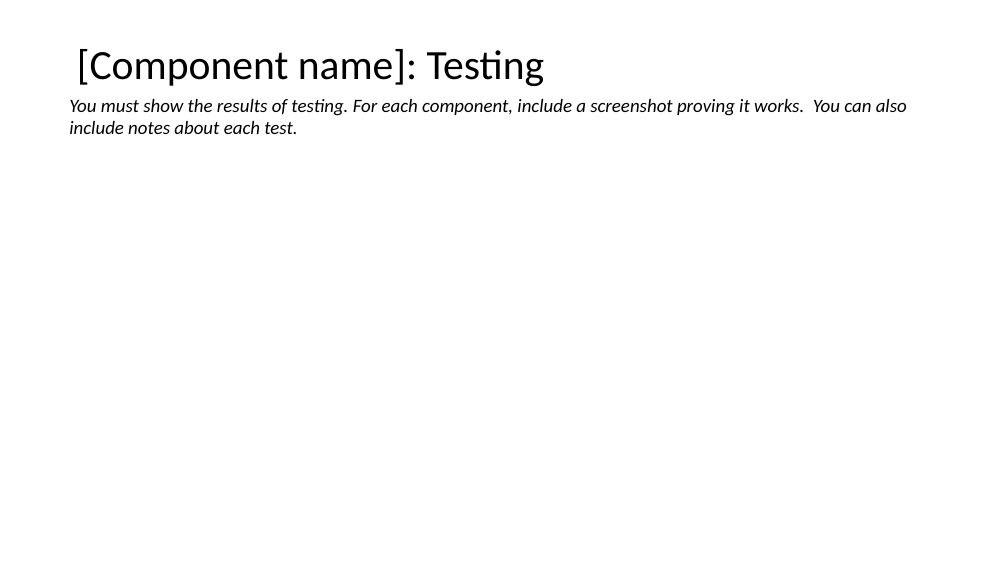
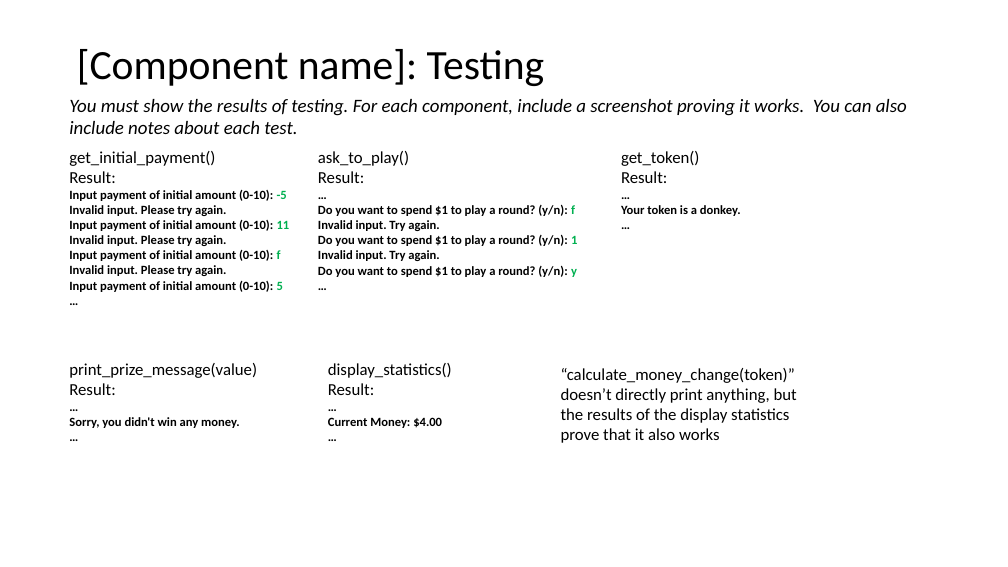
Before and after one commit to NathanTaskerSchool/Lucky-Unicorn, a slide deck: slide 8 of More Files/1.7 and 1.8 documentation .pptx. Drawn at 1008x567 pixels with LibreOffice and Linux fonts; fonts in the diff are those of the drawing. Boxes give left, top, right and bottom in pixels: in the first picture for what was removed or moved away, otherwise in the second. Text is boxed around its words. In the diff, an @@ line names an element or a change of style, - is before the commit and + after.

Commit message:
Testing Powerpoint and final boolean

```diff
--- a/More Files/1.7 and 1.8 documentation .pptx
+++ b/More Files/1.7 and 1.8 documentation .pptx
@@ text added at (69,151,290,292), 12 pt, text #000000, bold @@
+get_initial_payment()
+Result:
+Input payment of initial amount (0-10): -5
+Invalid input. Please try again.
+Input payment of initial amount (0-10): 11
+Invalid input. Please try again.
+Input payment of initial amount (0-10): f
+Invalid input. Please try again.
+Input payment of initial amount (0-10): 5
+…
@@ text added at (318,151,577,277), 12 pt, text #000000, bold @@
+ask_to_play()
+Result:
+…
+Do you want to spend $1 to play a round? (y/n): f
+Invalid input. Try again.
+Do you want to spend $1 to play a round? (y/n): 1
+Invalid input. Try again.
+Do you want to spend $1 to play a round? (y/n): y
+…
@@ text added at (621,151,741,216), 12 pt, text #000000, bold @@
+get_token()
+Result:
+…
+Your token is a donkey.
+…
@@ text added at (69,363,257,428), 16 pt, text #000000 @@
+print_prize_message(value)
+Result:
+…
+Sorry, you didn't win any money.
+…
@@ text added at (328,363,452,428), 16 pt, text #000000 @@
+display_statistics()
+Result:
+…
+Current Money: $4.00
+…
@@ text added at (561,368,797,443), 16 pt, text #000000 @@
+“calculate_money_change(token)” doesn’t directly print anything, but the results of the display statistics prove that it also works
```
Also in this commit, not shown: 1 other file.
